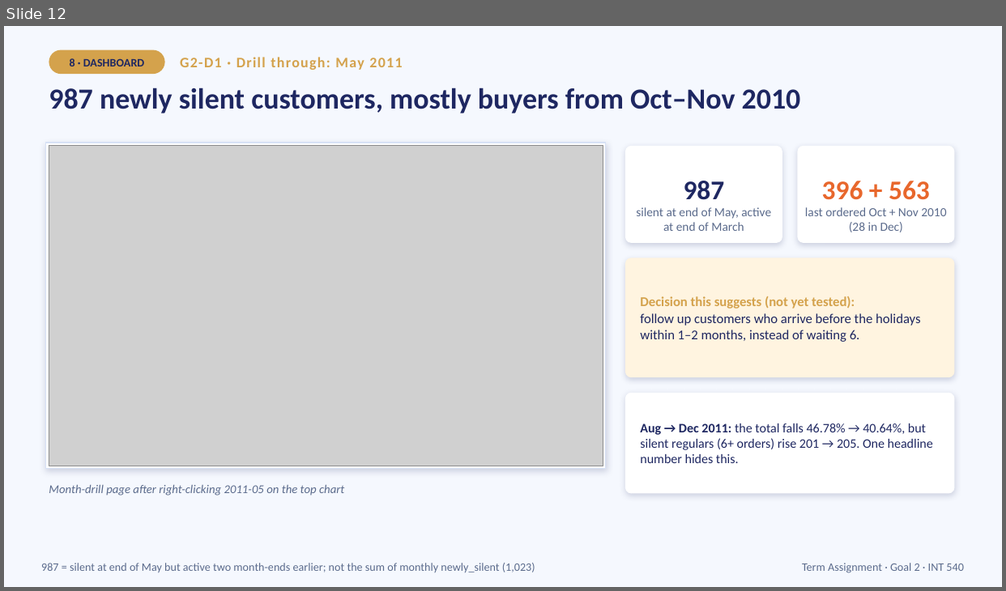
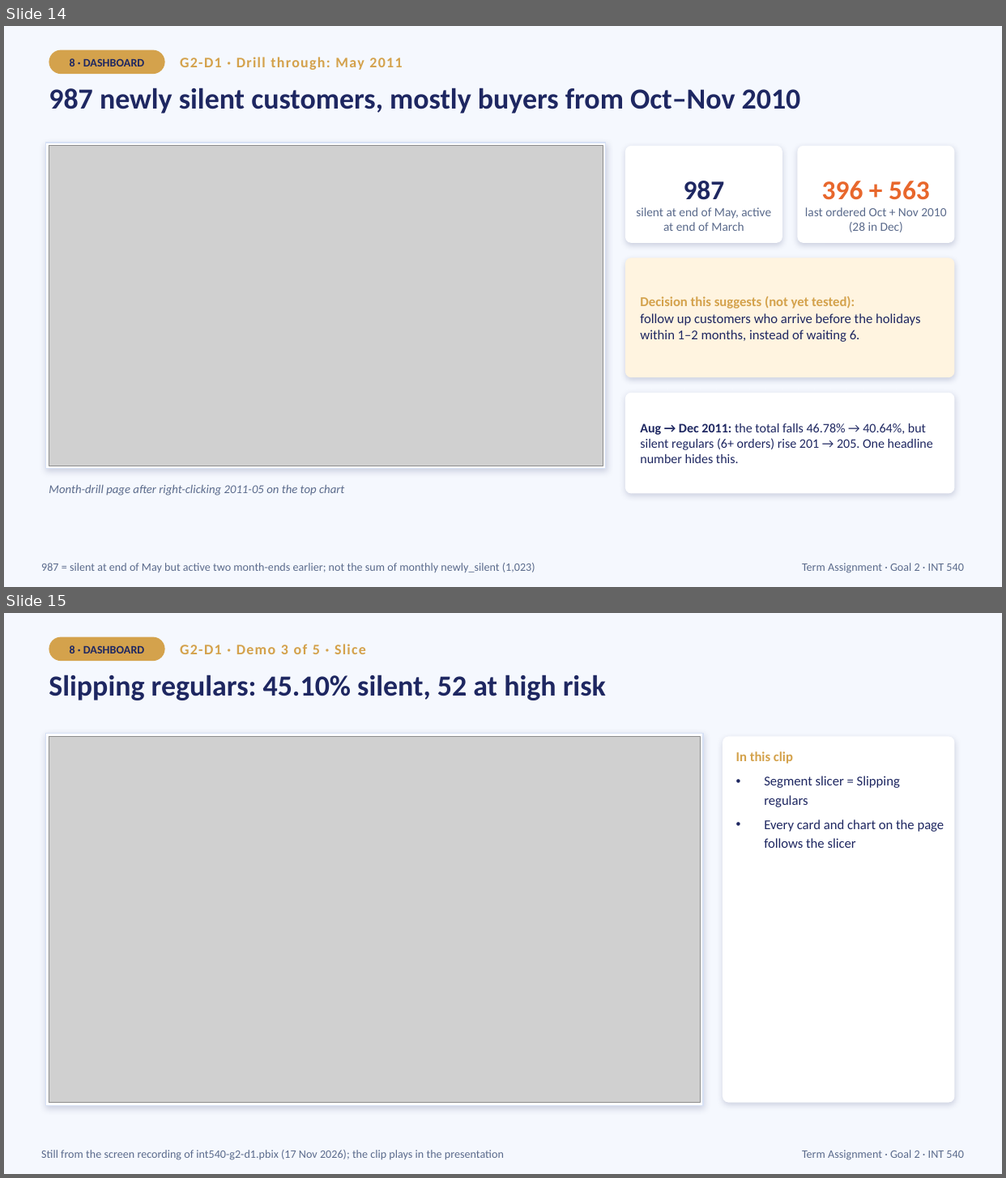
Before and after one commit to porrab/int540-term-assignment, a slide deck: slides/G2-presentation.pptx. Shown one above the other, each under a label of ours: slide 12 before the commit, slides 14 and 15 after it. The pictures are 1006x591 and 1006x1178 pixels, drawn with LibreOffice and Linux fonts; fonts in the diff are those of the drawing; grey boxes stand for pictures. Boxes give left, top, right and bottom in pixels: in the first picture for what was removed or moved away, otherwise in the second. Text is boxed around its words. In the diff, an @@ line names an element or a change of style, - is before the commit and + after.

```diff
--- a/slides/G2-presentation.pptx
+++ b/slides/G2-presentation.pptx
@@ slide 15 added at (x1=4, y1=613, x2=1002, y2=1174), background #F5F8FE @@
@@ rounded rectangle added at (x1=49, y1=637, x2=165, y2=661), fill #D4A24C @@
@@ text added at (x1=70, y1=645, x2=144, y2=653), 11 pt, text #1E2761, bold @@
+8 · DASHBOARD
@@ text added at (x1=180, y1=644, x2=366, y2=654), 14 pt, text #D4A24C, bold @@
+G2-D1 · Demo 3 of 5 · Slice
@@ text added at (x1=49, y1=675, x2=606, y2=700), 28 pt, text #1E2761, bold @@
+Slipping regulars: 45.10% silent, 52 at high risk
@@ rectangle added at (x1=46, y1=734, x2=703, y2=1105), fill #FFFFFF, outline #D7E1F5 1 pt @@
@@ picture added at (x1=49, y1=736, x2=701, y2=1102) @@
@@ rounded rectangle added at (x1=722, y1=736, x2=955, y2=1102), fill #FFFFFF @@
@@ text added at (x1=736, y1=752, x2=944, y2=848), 13 pt, text #1E2761 @@
+In this clip
+• Segment slicer = Slipping regulars
+• Every card and chart on the page follows the slicer
@@ text added at (x1=41, y1=1150, x2=504, y2=1161), 11 pt, text #5B6B8C @@
+Still from the screen recording of int540-g2-d1.pbix (17 Nov 2026); the clip plays in the presentation
@@ text added at (x1=802, y1=1150, x2=963, y2=1161), 11 pt, text #5B6B8C @@
+Term Assignment · Goal 2 · INT 540
@@ what was slide 12 is now slide 14 @@
```
Also in this commit, not shown: 1 slide changed, 5 other slides added, 17 other files.
